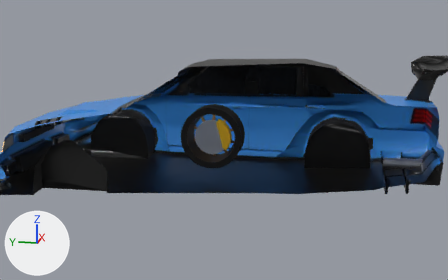
What one commit did to the glTF model public/models/jdm.glb.
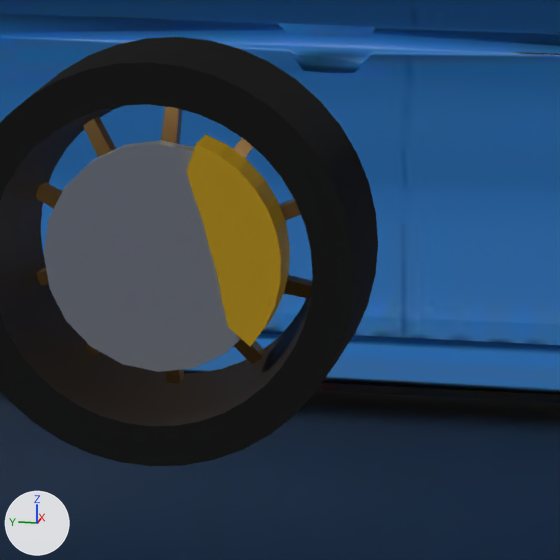
Each version is shown from a 50 mm lens placed at (-5.843, -1.28, 1.427), pointed at (-0.043, -0.12, -0.023), then close up on the part from 42% to 61% of the width and 35% to 65% of the height. The axes (+X, +Y, +Z) are drawn at lower left. The lights are the same throughout. The last two pictures show the newer version. Everything nearer to the camera than a plane just in front of the edit is cut away.

Names of what the first close-up shows: 'body', 'caliper', 'wheel'.
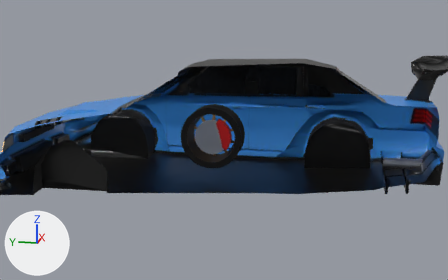
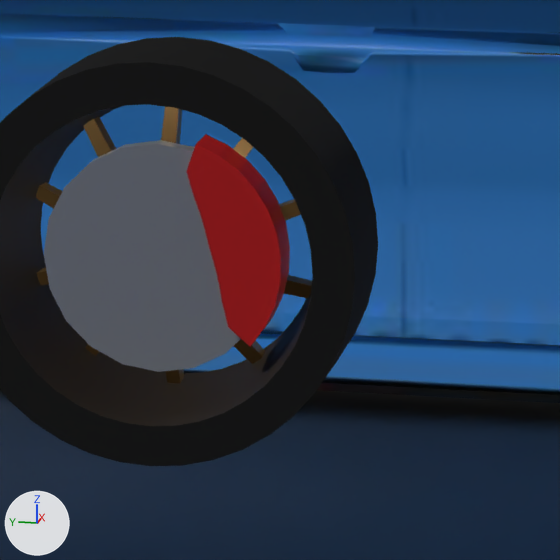
Where the change shows, as pixel boxes (x1, y1, x2, y2) in the close-ups (560 x 560 px):
'caliper', recoloured (yellow to red)
    both: (187, 135, 290, 347)

What the commit changed:
Material 'caliper' (mat_caliper) changes colour from yellow #e8b828 to red #d62828; in linear values from (0.807, 0.479, 0.0212) to (0.672, 0.0212, 0.0212).
